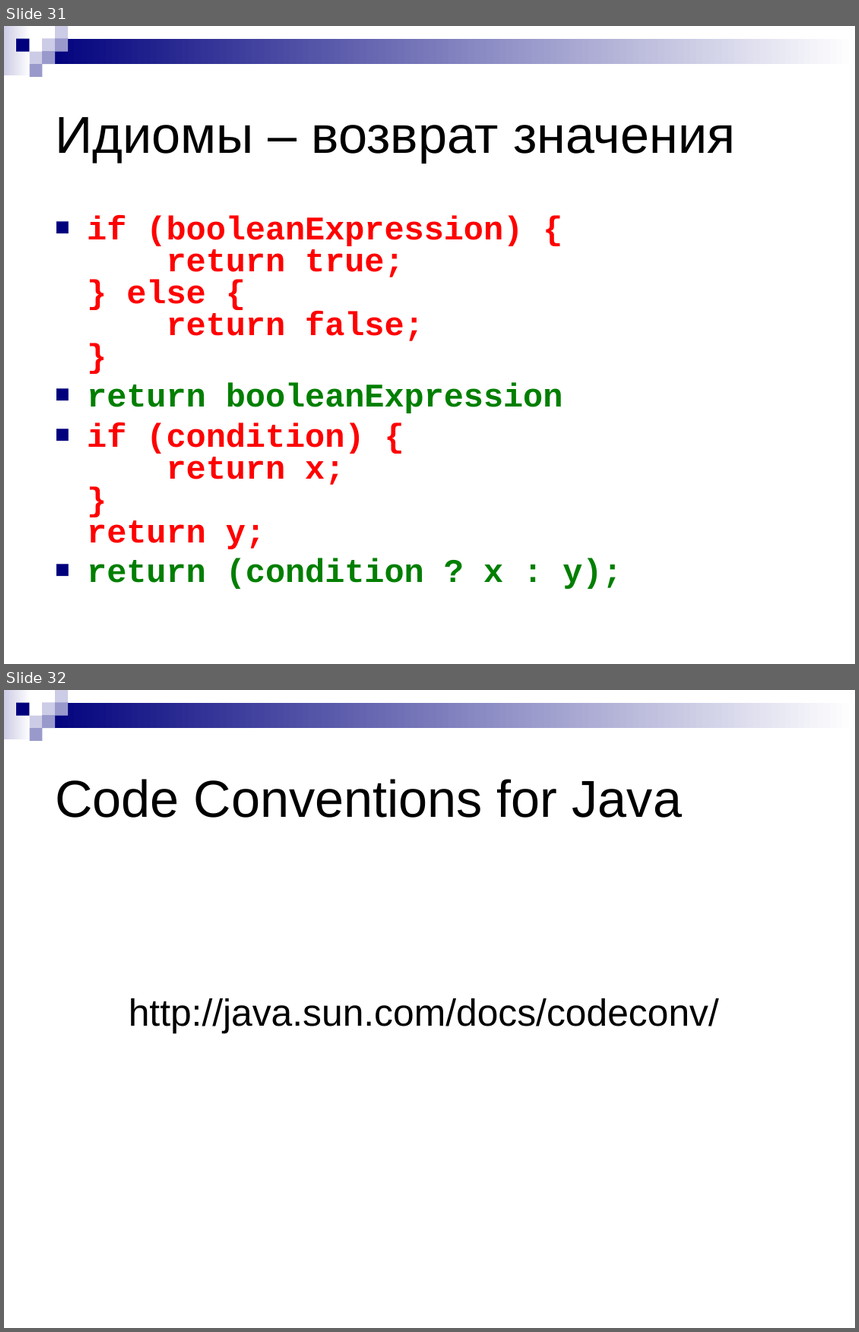
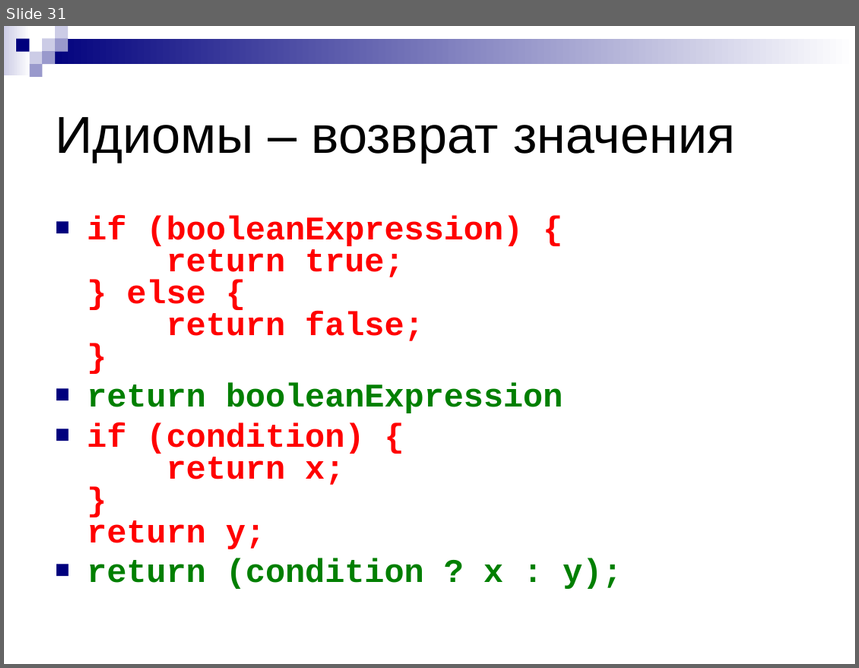
Before and after one commit to maxchv/JavaLessons, a slide deck: Lesson04/Java-Coding-Conventions.ppt. Shown one above the other, each under a label of ours: slides 31 and 32 before the commit, slide 31 after it. The pictures are 859x1332 and 859x668 pixels, drawn with LibreOffice and Linux fonts; fonts in the diff are those of the drawing. Boxes give left, top, right and bottom in pixels: in the first picture for what was removed or moved away, otherwise in the second. Text is boxed around its words. In the diff, an @@ line names an element or a change of style, - is before the commit and + after.

```diff
--- a/Lesson04/Java-Coding-Conventions.ppt
+++ b/Lesson04/Java-Coding-Conventions.ppt
@@ slide 32 removed at bbox=[4, 690, 855, 1328], background #FFFFFF; not listed: 9 template elements that a slide beside it also shows @@
@@ title removed at bbox=[55, 779, 683, 818] @@
-Code Conventions for Java
@@ text removed at bbox=[129, 999, 719, 1034] @@
-http://java.sun.com/docs/codeconv/
```
Also in this commit, not shown: 1 slide changed, 3 other files.
